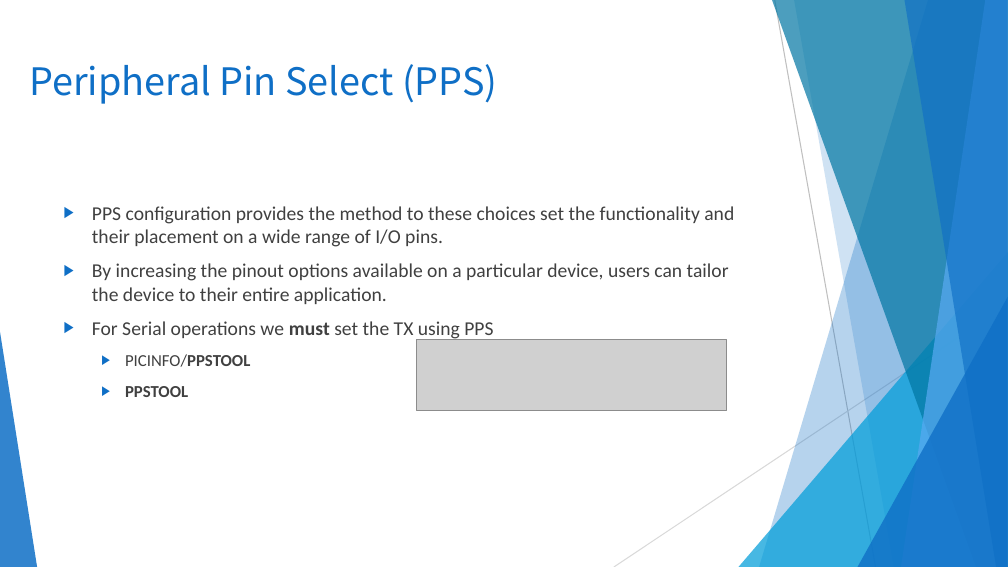
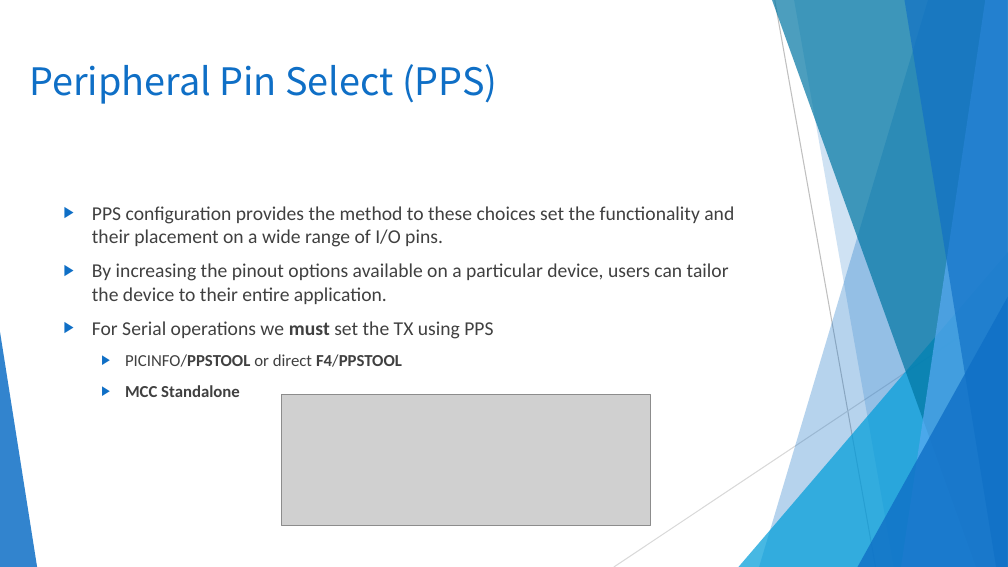
Before and after one commit to GreatCowBASIC/Demonstration_Sources, a slide deck: slide 12 of Vendor_Boards/Great_Cow_Basic_Demo_Board/16F17556_chiprange_demonstrations/tutorials/GCBASIC_Part8_Show_Serial_Data.pptx. Drawn at 1008x567 pixels with LibreOffice and Linux fonts; fonts in the diff are those of the drawing; grey boxes stand for pictures; background and template pictures are left out. Boxes give left, top, right and bottom in pixels: in the first picture for what was removed or moved away, otherwise in the second. Text is boxed around its words. In the diff, an @@ line names an element or a change of style, - is before the commit and + after.

```diff
--- a/Vendor_Boards/Great_Cow_Basic_Demo_Board/16F17556_chiprange_demonstrations/tutorials/GCBASIC_Part8_Show_Serial_Data.pptx
+++ b/Vendor_Boards/Great_Cow_Basic_Demo_Board/16F17556_chiprange_demonstrations/tutorials/GCBASIC_Part8_Show_Serial_Data.pptx
@@ text at [125,354,402,397]: text changed @@
-  ▶ PICINFO/PPSTOOL
-  ▶ PPSTOOL
+  ▶ PICINFO/PPSTOOL or direct F4/PPSTOOL
+  ▶ MCC Standalone
@@ picture removed at [416,339,727,410] @@
@@ picture added at [282,394,651,525] @@
```
Also in this commit, not shown: 11 other slides changed, 1 slide added, 1 slide removed, 40 other files.
